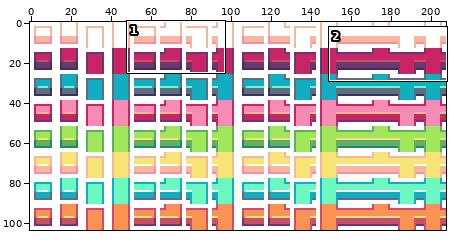
Two versions of one sprite sheet, examples/19 - snake with guns/img/players4.png. Above, an overview of the earlier version with the close-up marked.
Close-up. As it was:
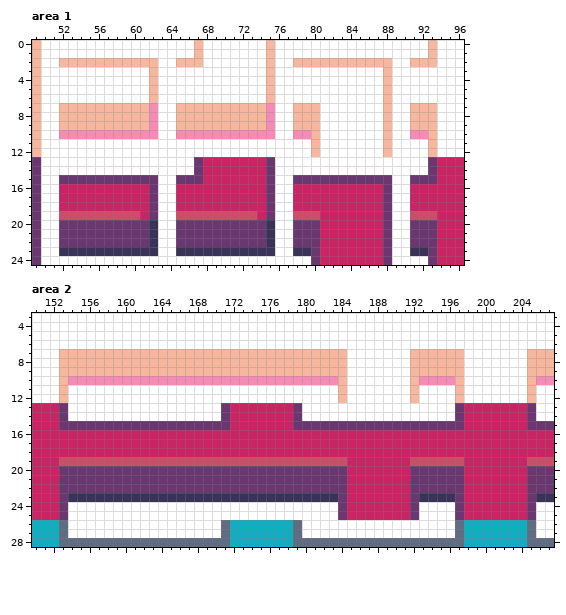
The file is 208x104 pixels. Shown: area 1: x 49..96, y 0..24; area 2: x 150..207, y 3..28. The commit also changed other parts of the picture, which this record leaves out.
The same view after the edit:
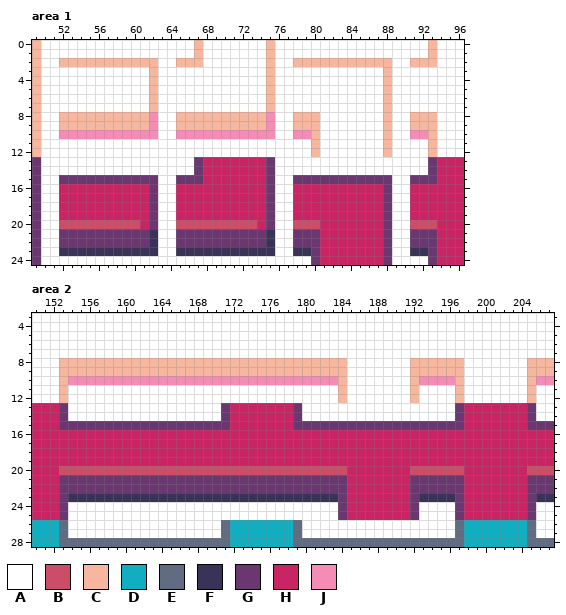
Palette (. is transparent): A #ffffff  B #cb4d68  C #f7b69e  D #11adc1  E #606c81  F #393457  G #6a3771  H #c92464  J #f48cb6
The edit:
--- area 1
@@ x 49..96 @@
  6 CAAAAAAAAAAAACAAAAAAAAAAAACAAAAAAAAAAAACAAAAAAAA
- 7 CAACCCCCCCCCCJAACCCCCCCCCCJAACCCAAAAAAACAACCCAAA
+ 7 CAAAAAAAAAAAACAAAAAAAAAAAACAAAAAAAAAAAACAAAAAAAA
  8 CAACCCCCCCCCCJAACCCCCCCCCCJAACCCAAAAAAACAACCCAAA
@@ x 49..96 @@
 18 GAAHHHHHHHHHHGAAHHHHHHHHHHGAAHHHHHHHHHHGAAHHHHHH
-19 GAABBBBBBBBBHGAABBBBBBBBBHGAABBBHHHHHHHGAABBBHHH
-20 GAAGGGGGGGGGGFAAGGGGGGGGGGFAAGGGHHHHHHHGAAGGGHHH
+19 GAAHHHHHHHHHHGAAHHHHHHHHHHGAAHHHHHHHHHHGAAHHHHHH
+20 GAABBBBBBBBBHGAABBBBBBBBBHGAABBBHHHHHHHGAABBBHHH
 21 GAAGGGGGGGGGGFAAGGGGGGGGGGFAAGGGHHHHHHHGAAGGGHHH
--- area 2
@@ x 150..207 @@
  6 AAAAAAAAAAAAAAAAAAAAAAAAAAAAAAAAAAAAAAAAAAAAAAAAAAAAAAAAAA
- 7 AAACCCCCCCCCCCCCCCCCCCCCCCCCCCCCCCCAAAAAAACCCCCCAAAAAAACCC
+ 7 AAAAAAAAAAAAAAAAAAAAAAAAAAAAAAAAAAAAAAAAAAAAAAAAAAAAAAAAAA
  8 AAACCCCCCCCCCCCCCCCCCCCCCCCCCCCCCCCAAAAAAACCCCCCAAAAAAACCC
@@ x 150..207 @@
 18 HHHHHHHHHHHHHHHHHHHHHHHHHHHHHHHHHHHHHHHHHHHHHHHHHHHHHHHHHH
-19 HHHBBBBBBBBBBBBBBBBBBBBBBBBBBBBBBBBHHHHHHHBBBBBBHHHHHHHBBB
-20 HHHGGGGGGGGGGGGGGGGGGGGGGGGGGGGGGGGHHHHHHHGGGGGGHHHHHHHGGG
+19 HHHHHHHHHHHHHHHHHHHHHHHHHHHHHHHHHHHHHHHHHHHHHHHHHHHHHHHHHH
+20 HHHBBBBBBBBBBBBBBBBBBBBBBBBBBBBBBBBHHHHHHHBBBBBBHHHHHHHBBB
 21 HHHGGGGGGGGGGGGGGGGGGGGGGGGGGGGGGGGHHHHHHHGGGGGGHHHHHHHGGG
